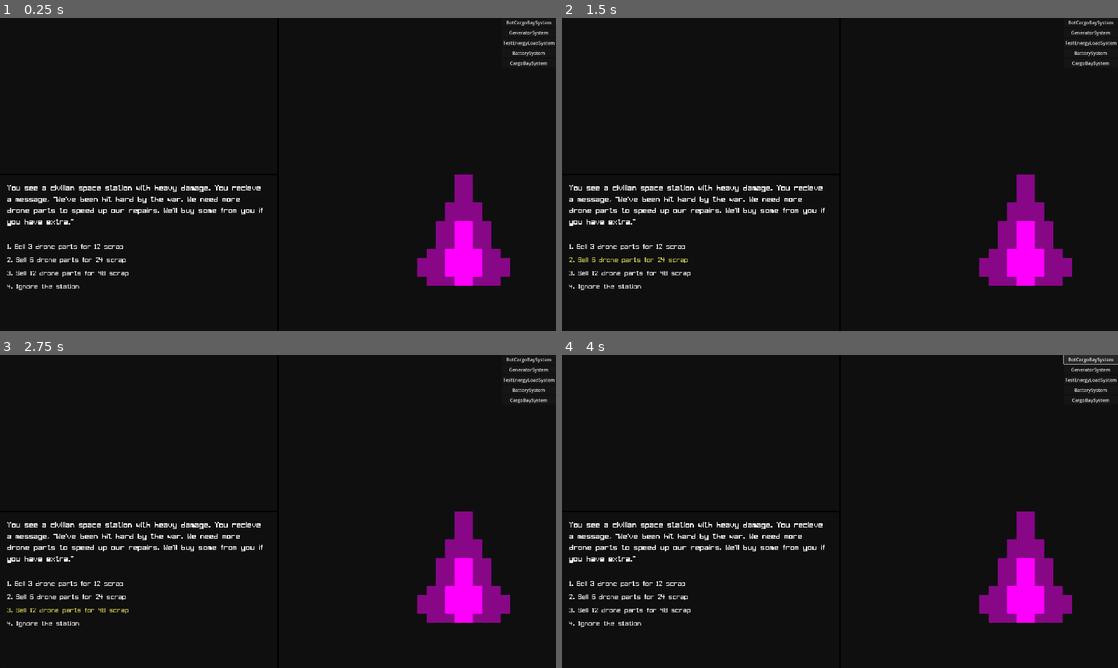
Above: before the commit, frames 1-4 (two rows, left to right).
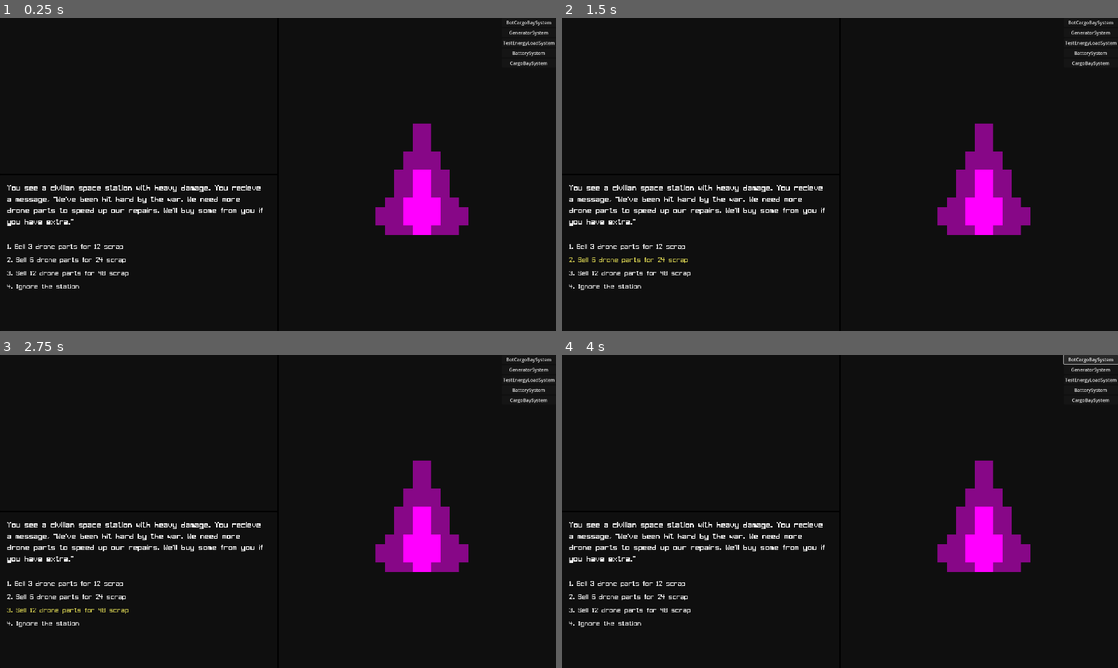
Above: after the commit, the same moments.

Repository: NobleMetalLabs/project-hammer
Game: Godot game, scene res://scn/MAIN.tscn
Same seed, same stepped clock (60 frames per second), same inputs: the game is played once before the commit and once after it.
Inputs:
- Up to frame 1 (0.25 s): no input
- Up to frame 2 (1.5 s): click "1. Sell 3 drone parts for 12 …" at 0.5 s; click "2. Sell 6 drone parts for 24 …" at 1.25 s
- Up to frame 3 (2.75 s): click "3. Sell 12 drone parts for 48…" at 2 s
- Up to frame 4 (4 s): click "4. Ignore the station" at 2.75 s; click "BotCargoBaySystem" at 3.5 s

The runs differ from the first frame. In frame 1, 5.9% of the frame differs, in the area x 67-92%, y 33-86%; in frame 2, 5.9%; in frame 3, 5.9%; in frame 4, 5.9%.

Commit message:
Smarter event handling

Diff:
--- a/scn/MAIN.tscn
+++ b/scn/MAIN.tscn
@@ -169,28 +169,35 @@
 script = ExtResource("1_uuocy")
 ship = ExtResource("2_6lt7u")
 
-[node name="CenterContainer" type="CenterContainer" parent="HBoxContainer/SHIP-PANEL"]
-layout_mode = 1
-anchors_preset = 15
-anchor_right = 1.0
-anchor_bottom = 1.0
-grow_horizontal = 2
-grow_vertical = 2
-
-[node name="SHIP-DISPLAY" type="Control" parent="HBoxContainer/SHIP-PANEL/CenterContainer"]
+[node name="SHIP-DISPLAY" type="Control" parent="HBoxContainer/SHIP-PANEL"]
 unique_name_in_owner = true
-layout_mode = 2
+layout_mode = 1
+anchors_preset = 15
+anchor_right = 1.0
+anchor_bottom = 1.0
+grow_horizontal = 2
+grow_vertical = 2
 script = ExtResource("4_scq21")
 
-[node name="GRID-HOLDER" type="Control" parent="HBoxContainer/SHIP-PANEL/CenterContainer/SHIP-DISPLAY"]
+[node name="CenterContainer" type="CenterContainer" parent="HBoxContainer/SHIP-PANEL/SHIP-DISPLAY"]
+layout_mode = 1
+anchors_preset = 15
+anchor_right = 1.0
+anchor_bottom = 1.0
+grow_horizontal = 2
+grow_vertical = 2
+mouse_filter = 2
+
+[node name="GRID-HOLDER" type="Control" parent="HBoxContainer/SHIP-PANEL/SHIP-DISPLAY/CenterContainer"]
 unique_name_in_owner = true
 layout_mode = 2
-anchors_preset = 0
-
-[node name="TextureRect" type="TextureRect" parent="HBoxContainer/SHIP-PANEL/CenterContainer/SHIP-DISPLAY/GRID-HOLDER"]
+mouse_filter = 2
+
+[node name="TextureRect" type="TextureRect" parent="HBoxContainer/SHIP-PANEL/SHIP-DISPLAY/CenterContainer/GRID-HOLDER"]
 layout_mode = 2
 offset_right = 1.0
 offset_bottom = 1.0
+mouse_filter = 2
 texture = SubResource("PlaceholderTexture2D_ksojr")
 
 [node name="SYSTEM-PLACEMENT" type="Control" parent="HBoxContainer/SHIP-PANEL"]
@@ -200,6 +207,7 @@
 anchor_bottom = 1.0
 grow_horizontal = 2
 grow_vertical = 2
+mouse_filter = 2
 script = ExtResource("4_6j6op")
 
 [node name="SYSTEM-SELECTION-HOLDER" type="VBoxContainer" parent="HBoxContainer/SHIP-PANEL/SYSTEM-PLACEMENT"]
--- a/src/ui/UIShipDisplay.gd
+++ b/src/ui/UIShipDisplay.gd
@@ -19,26 +19,24 @@
 
 signal input_event_on_ship_grid(event : InputEvent, coord : Vector3i)
 
-func _input(event):
+func _gui_input(event):
 	var coord := Vector3i.MAX
 	if event.get("position") != null:
-		var ev_pos : Vector2 = event.position
-		var grid_space_pos : Vector2 = ev_pos - grid_holder.global_position
+		var grid_space_pos : Vector2 = event.position - grid_holder.position
 		var grid_pos : Vector2i = grid_space_pos / grid_size
 		coord = Vector3i(grid_pos.x, grid_pos.y, current_z_layer)
+	input_event_on_ship_grid.emit(event, coord)
 
-	if event is InputEventKey:
-		if event.pressed and Input.is_key_pressed(KEY_SHIFT):
-			if event.keycode == KEY_W:
-				current_z_layer += 1
-				get_tree().get_root().set_input_as_handled()
-				return
-			elif event.keycode == KEY_S:
-				current_z_layer -= 1
-				get_tree().get_root().set_input_as_handled()
-				return
-
-	input_event_on_ship_grid.emit(event, coord)
+func _unhandled_key_input(event: InputEvent) -> void:
+	if event.pressed and Input.is_key_pressed(KEY_SHIFT):
+		if event.keycode == KEY_W:
+			current_z_layer += 1
+			get_tree().get_root().set_input_as_handled()
+			return
+		elif event.keycode == KEY_S:
+			current_z_layer -= 1
+			get_tree().get_root().set_input_as_handled()
+			return
 
 func _process(_delta):
 	for child in grid_holder.get_children():
--- a/src/ui/UIShipPanel.gd
+++ b/src/ui/UIShipPanel.gd
@@ -5,9 +5,27 @@
 @onready var ship_display : UIShipDisplay = $"%SHIP-DISPLAY"
 
 func _ready():
-	ship_display.input_event_on_ship_grid.connect(handle_input_event_on_ship_grid)
+	ship_display.input_event_on_ship_grid.connect(_handle_input_event_on_ship_grid)
 
-var current_input_handler : Node = null
-func handle_input_event_on_ship_grid(event : InputEvent, coord : Vector3i):
+var _input_handler_stack : Array[Node] = []
+func _handle_input_event_on_ship_grid(event : InputEvent, coord : Vector3i):
+	var current_input_handler : Node = _input_handler_stack.pop_back()
 	if current_input_handler != null:
 		current_input_handler.handle_input_event_on_ship_grid(event, coord)
+		_input_handler_stack.push_back(current_input_handler)
+
+func push_input_handler(new_input_handler : Node):
+	print("Input handler %s requested focus." % new_input_handler)
+	var current_input_handler : Node = _input_handler_stack.pop_back()
+	if current_input_handler == null:
+		_input_handler_stack.push_back(new_input_handler)
+	else:
+		_input_handler_stack.push_back(current_input_handler)
+		if current_input_handler != new_input_handler:
+			_input_handler_stack.push_back(new_input_handler)
+		else:
+			print("Handler already has focus.")
+
+func pop_input_handler():
+	print("Input handler popped.")
+	_input_handler_stack.pop_back()
--- a/src/ui/UISystemPlacement.gd
+++ b/src/ui/UISystemPlacement.gd
@@ -13,7 +13,6 @@
 	ship = node.ship
 
 	_create_system_buttons()
-	get_parent().current_input_handler = self
 
 @onready var button_holder : VBoxContainer = $"SYSTEM-SELECTION-HOLDER"
 func _create_system_buttons():
@@ -27,26 +26,26 @@
 
 		button.pressed.connect(func():
 			selected_system_script = script
+			get_parent().push_input_handler(self)
 		)
 
 		button_holder.add_child(button, true)
 
 func handle_input_event_on_ship_grid(event : InputEvent, coord : Vector3i):
 	if event is InputEventMouseButton and event.pressed:
-		if selected_system_script != null:
-			var clicked_coord := coord
-			if not ship.hull_structure.hull_voxels.has(clicked_coord):
-				selected_system_script = null
-				prev_clicked_coord = Vector3i.MAX
-				return
+		var clicked_coord := coord
+		if not ship.hull_structure.hull_voxels.has(clicked_coord):
+			get_parent().pop_input_handler()
+			prev_clicked_coord = Vector3i.MAX
+			return
 
-			if prev_clicked_coord == Vector3i.MAX:
-				prev_clicked_coord = clicked_coord
-				print("First coord: %s" % prev_clicked_coord)
-			else:
-				print("Second coord: %s" % clicked_coord)
-				try_place_system(selected_system_script.new(), Box3i.from_corners(prev_clicked_coord, clicked_coord))
-				prev_clicked_coord = Vector3i.MAX
+		if prev_clicked_coord == Vector3i.MAX:
+			prev_clicked_coord = clicked_coord
+			print("First coord: %s" % prev_clicked_coord)
+		else:
+			print("Second coord: %s" % clicked_coord)
+			try_place_system(selected_system_script.new(), Box3i.from_corners(prev_clicked_coord, clicked_coord))
+			prev_clicked_coord = Vector3i.MAX
 
 #func handle_back_request():
 
@@ -69,3 +68,4 @@
 	ship.installed_systems.append(new_system)
 
 	print("Installed system: %s" % new_system)
+	get_parent().pop_input_handler()
